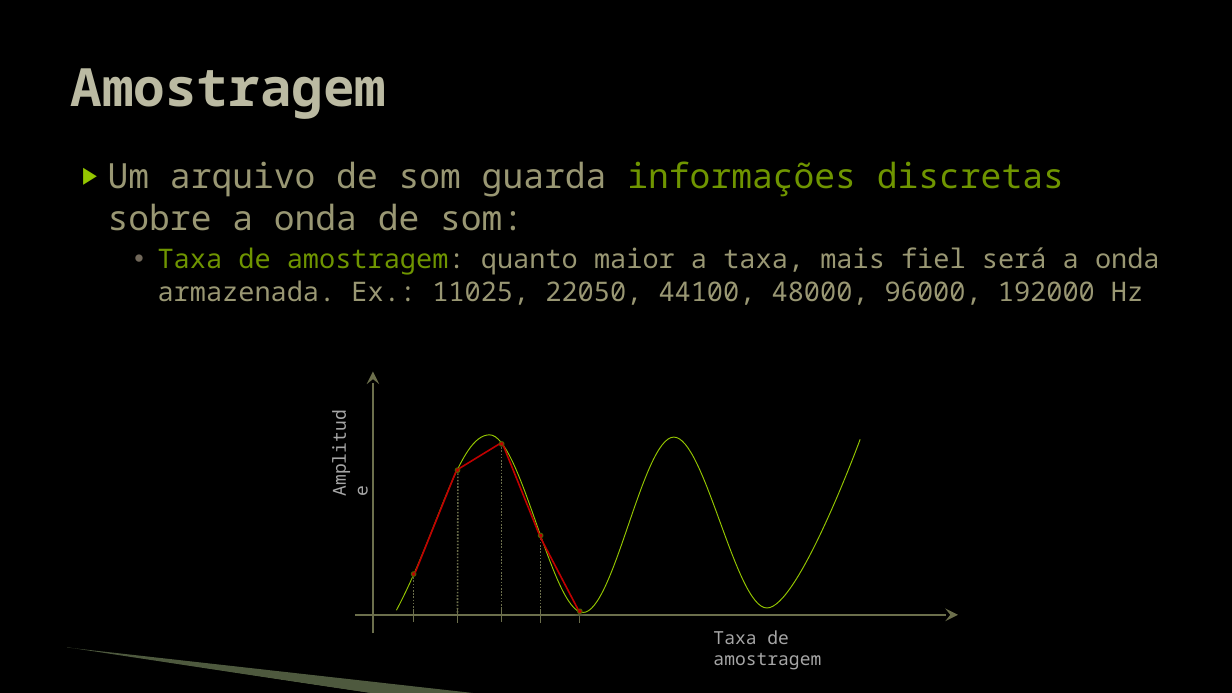
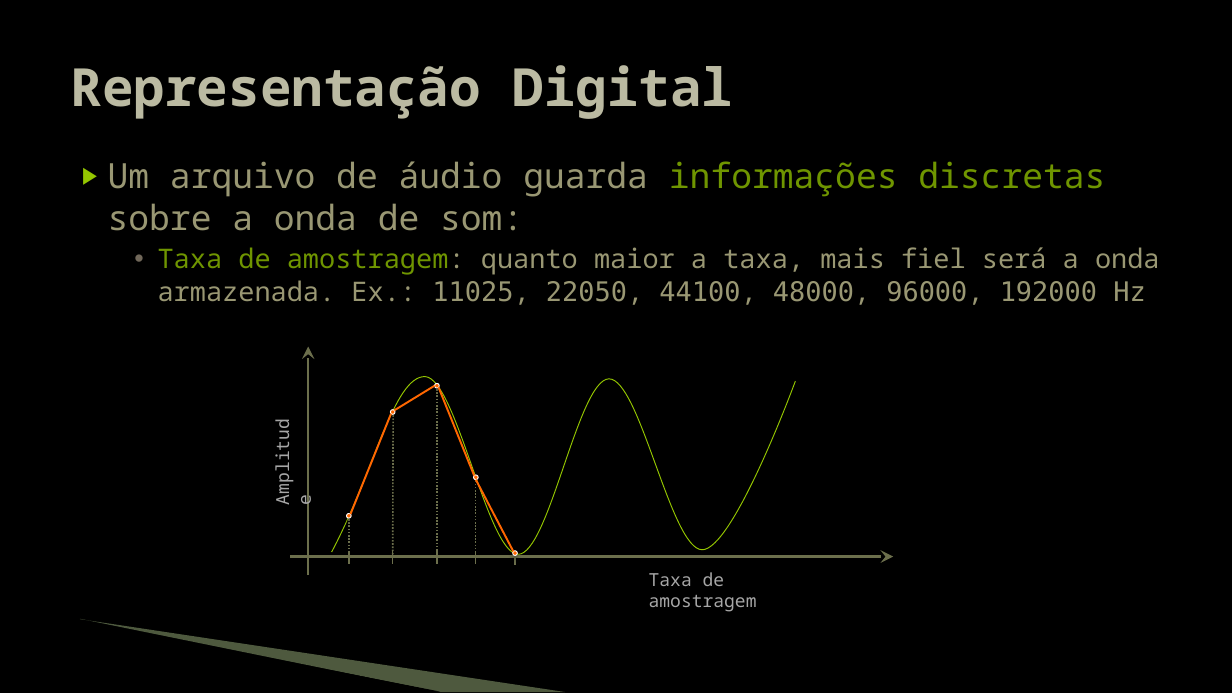
Before and after one commit to JudsonSS/Jogos, a slide deck: slide 6 of Slides/15. Reprodução de Áudio.pptx. Drawn at 1232x693 pixels with LibreOffice and Linux fonts; fonts in the diff are those of the drawing; background and template pictures are left out. Boxes give left, top, right and bottom in pixels: in the first picture for what was removed or moved away, otherwise in the second. Text is boxed around its words. In the diff, an @@ line names an element or a change of style, - is before the commit and + after.

```diff
--- a/Slides/15. Reprodução de Áudio.pptx
+++ b/Slides/15. Reprodução de Áudio.pptx
@@ title at [71, 65, 734, 119]: text changed @@
-Amostragem
+Representação Digital
@@ text at [108, 161, 1105, 231]: text changed @@
-▶ Um arquivo de som guarda informações discretas sobre a onda de som:
+▶ Um arquivo de áudio guarda informações discretas
+  sobre a onda de som:
@@ text at [158, 247, 1160, 305]: font Noto Sans Mono to DejaVu Sans Mono in "11025, 22050, 44100, 48000, 96000, 192000 Hz" @@
@@ arrow moved from (373, 634) - (373, 372) to (309, 576) - (309, 347) @@
@@ line (395, 410) - (434, 385): stroke #C00000 1.25 pt to #FF6700 1.5 pt @@
@@ line (474, 476) - (439, 387): stroke #C00000 1.25 pt to #FF6700 1.5 pt @@
@@ text "Amplitude": place and size @@
-text "Amplitude" at [323, 396, 355, 506]
+text "Amplitude" at [266, 405, 298, 514]
@@ line (350, 514) - (391, 414): stroke #C00000 1.25 pt to #FF6700 1.5 pt @@
@@ 13 lines, 5 ellipses, 1 text, 1 freeform shape, 1 arrow: place and size @@
-13 lines, 5 ellipses, 1 text, 1 freeform shape, 1 arrow at [355, 435, 958, 670]
+13 lines, 5 ellipses, 1 text, 1 freeform shape, 1 arrow at [290, 377, 894, 612]
@@ fill #C00000 to #FF6700; outline #4A6300 0.75 pt to #FFFFFF 0.75 pt in 5 elements at [391, 409, 396, 414], [434, 384, 439, 388], [347, 514, 351, 518], [513, 551, 518, 555], [473, 475, 478, 480] @@
@@ line (514, 552) - (476, 480): stroke #C00000 1.25 pt to #FF6700 1.5 pt @@
@@ freeform shape: place and size @@
-freeform shape at [66, 649, 374, 693]
+freeform shape at [78, 621, 440, 692]
@@ freeform shape: place and size @@
-freeform shape at [67, 648, 481, 693]
+freeform shape at [80, 619, 566, 692]
```
Also in this commit, not shown: 19 other slides changed.
